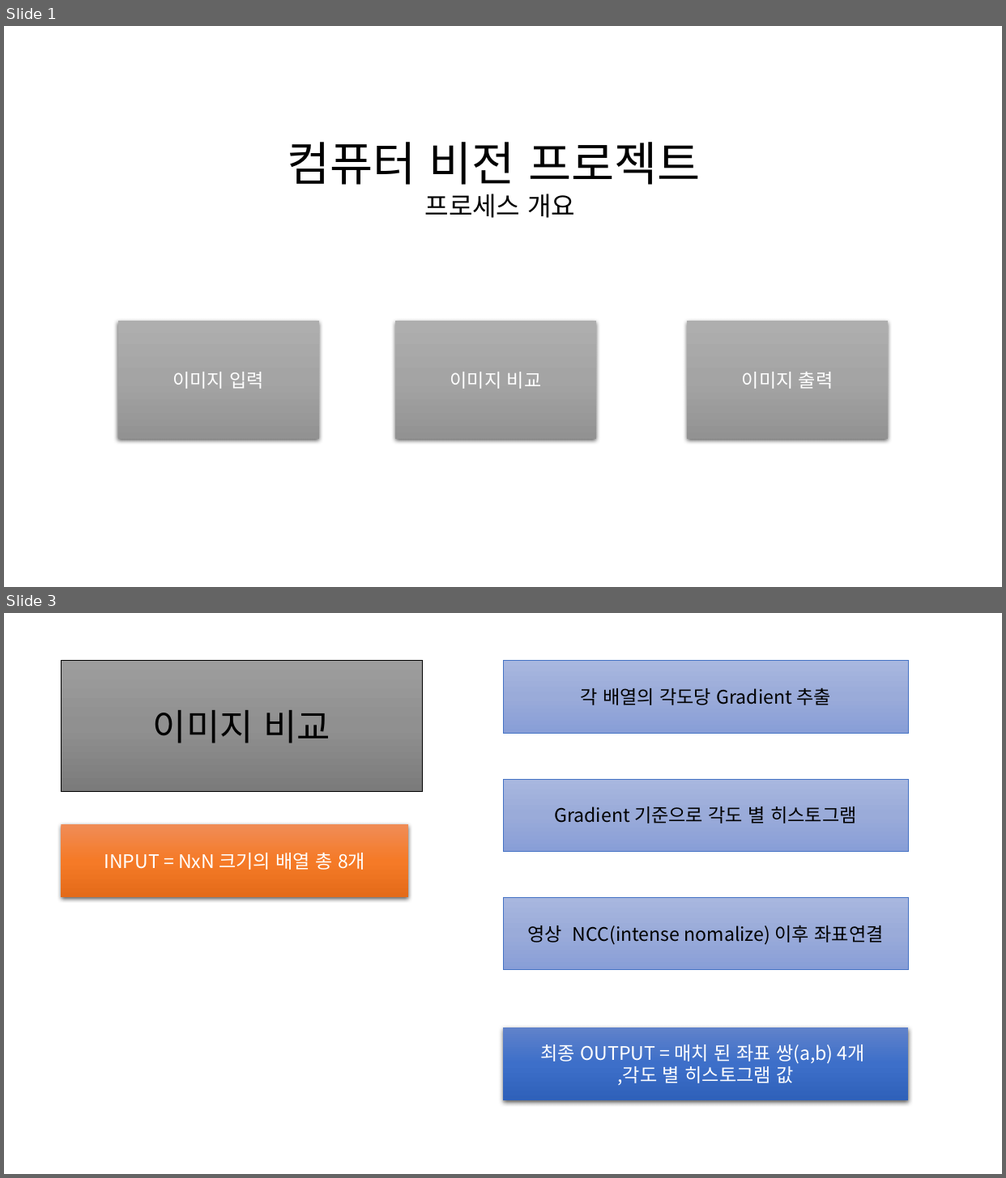
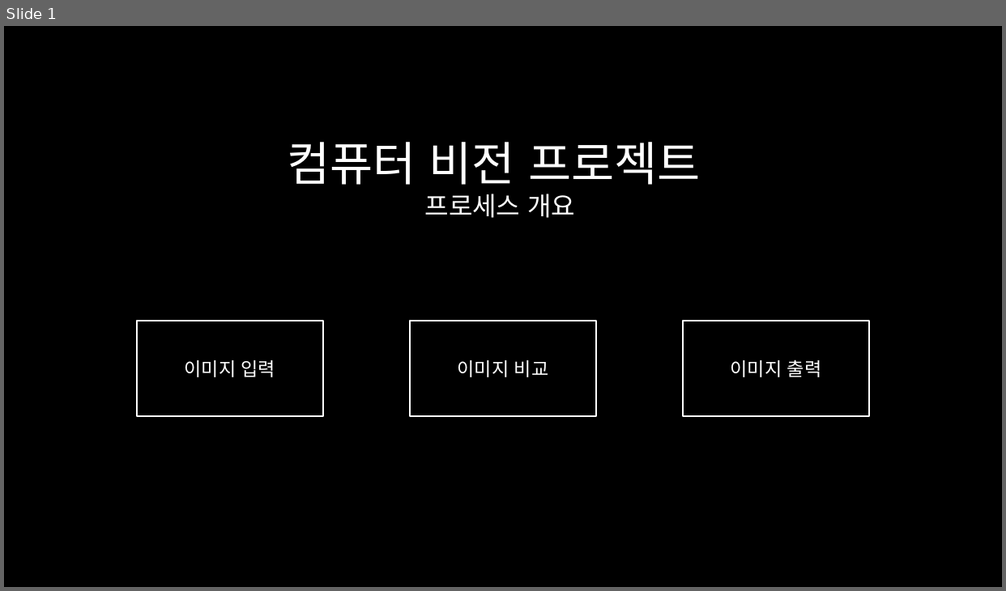
Before and after one commit to Eastcolumn/ComputerVision, a slide deck: hw1_SIFT/컴퓨터비전 PPT.pptx. Shown one above the other, each under a label of ours: slides 1 and 3 before the commit, slide 1 after it; the slides between them are not shown. The pictures are 1006x1178 and 1006x591 pixels, drawn with LibreOffice and Linux fonts; fonts in the diff are those of the drawing; background and template pictures are left out. Boxes give left, top, right and bottom in pixels: in the first picture for what was removed or moved away, otherwise in the second. Text is boxed around its words. In the diff, an @@ line names an element or a change of style, - is before the commit and + after.

Commit message:
Update 컴퓨터비전 PPT.pptx
pptx

```diff
--- a/hw1_SIFT/컴퓨터비전 PPT.pptx
+++ b/hw1_SIFT/컴퓨터비전 PPT.pptx
@@ slide 3 removed at (4, 613, 1002, 1174), background #FFFFFF @@
@@ rectangle removed at (61, 661, 423, 792) @@
-이미지 비교
@@ rectangle removed at (503, 661, 908, 734) @@
-각 배열의 각도당 Gradient 추출
@@ rectangle removed at (503, 779, 908, 852) @@
-Gradient 기준으로 각도 별 히스토그램
@@ rectangle removed at (61, 825, 408, 897) @@
-INPUT = NxN 크기의 배열 총 8개
@@ rectangle removed at (503, 897, 908, 970) @@
-영상 NCC(intense nomalize) 이후 좌표연결
@@ rectangle removed at (503, 1028, 908, 1101) @@
-최종 OUTPUT = 매치 된 좌표 쌍(a,b) 4개
-,각도 별 히스토그램 값
@@ slide 1 changed as well @@
@@ background #FFFFFF to #000000 @@
@@ text "컴퓨터 비전 프로젝트" at (287, 142, 701, 218): text colour #000000 to #FFFFFF @@
@@ fill gradient #AFAFAF to #A5A5A5 to #939393 to #000000; outline none to #FFFFFF 1.5 pt; shadow off in 3 elements at (410, 321, 596, 416), (683, 321, 869, 416), (137, 321, 323, 416) @@
@@ rectangle "이미지 입력": place and size @@
-rectangle "이미지 입력" at (117, 321, 318, 439)
+rectangle "이미지 입력" at (137, 321, 323, 416)
@@ rectangle "이미지 비교": place and size @@
-rectangle "이미지 비교" at (395, 321, 596, 439)
+rectangle "이미지 비교" at (410, 321, 596, 416)
@@ rectangle "이미지 출력": place and size @@
-rectangle "이미지 출력" at (687, 321, 888, 439)
+rectangle "이미지 출력" at (683, 321, 869, 416)
```
Also in this commit, not shown: 1 slide added, 2 other slides removed.
